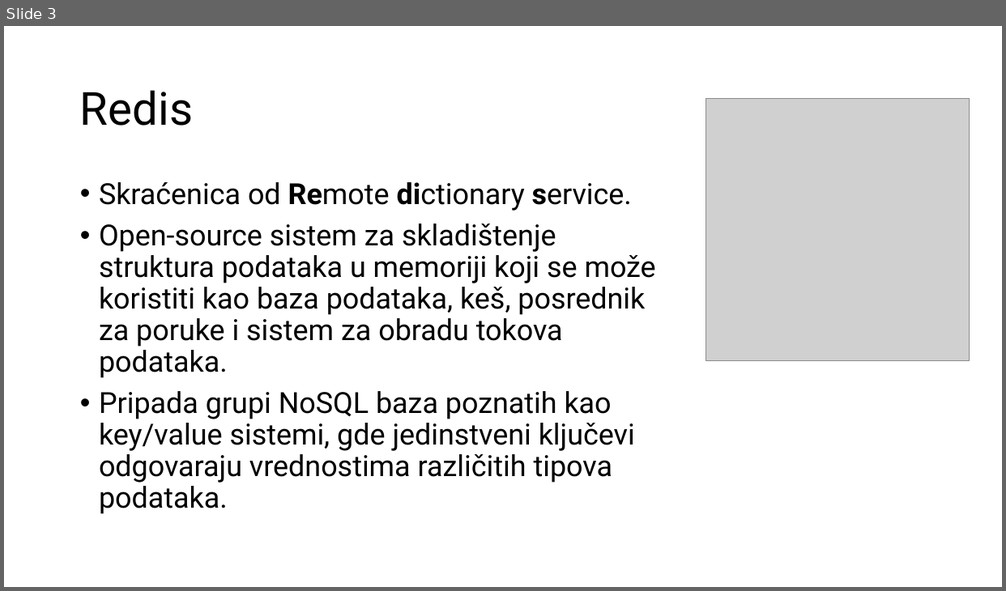
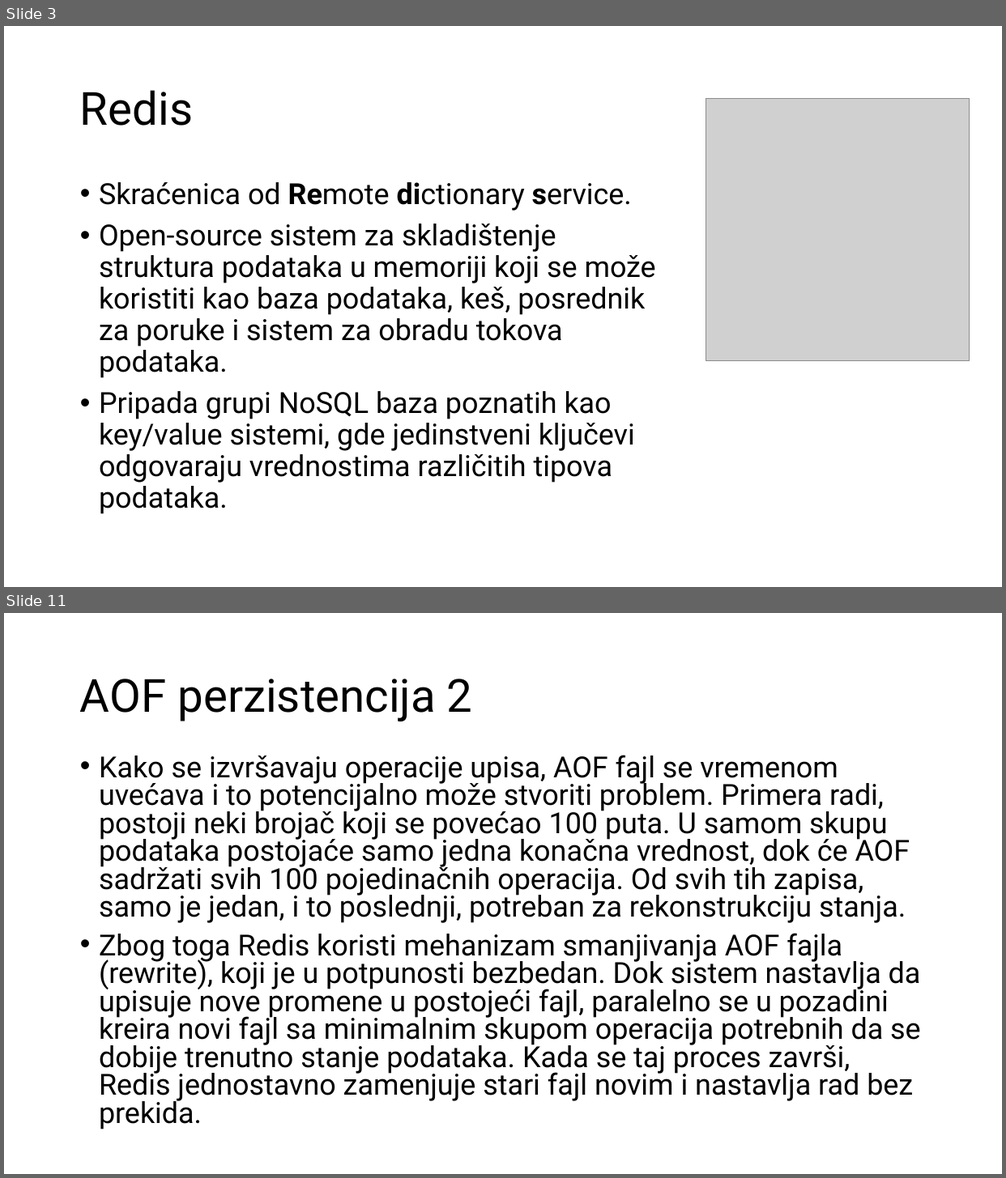
Before and after one commit to radisa-markovic/redis-mongodb-imdb-vs-ondisk, a slide deck: Redis i Mongo.pptx. Shown one above the other, each under a label of ours: slide 3 before the commit, slides 3 and 11 after it; the slides between them are not shown. The pictures are 1006x591 and 1006x1178 pixels, drawn with LibreOffice and Linux fonts; fonts in the diff are those of the drawing; grey boxes stand for pictures. Boxes give left, top, right and bottom in pixels: in the first picture for what was removed or moved away, otherwise in the second. Text is boxed around its words. In the diff, an @@ line names an element or a change of style, - is before the commit and + after.

```diff
--- a/Redis i Mongo.pptx
+++ b/Redis i Mongo.pptx
@@ slide 11 added at <box>4,613,1002,1174</box>, background #FFFFFF @@
@@ title added at <box>80,679,473,722</box>, 44 pt, text #000000 @@
+AOF perzistencija 2
@@ text added at <box>99,755,921,1130</box>, 28 pt, text #000000 @@
+• Kako se izvršavaju operacije upisa, AOF fajl se vremenom uvećava i to potencijalno može stvoriti problem. Primera radi, postoji neki brojač koji se povećao 100 puta. U samom skupu podataka postojaće samo jedna konačna vrednost, dok će AOF sadržati svih 100 pojedinačnih operacija. Od svih tih zapisa, samo je jedan, i to poslednji, potreban za rekonstrukciju stanja.
+• Zbog toga Redis koristi mehanizam smanjivanja AOF fajla (rewrite), koji je u potpunosti bezbedan. Dok sistem nastavlja da upisuje nove promene u postojeći fajl, paralelno se u pozadini kreira novi fajl sa minimalnim skupom operacija potrebnih da se dobije trenutno stanje podataka. Kada se taj proces završi, Redis jednostavno zamenjuje stari fajl novim i nastavlja rad bez prekida.
```
Also in this commit, not shown: 1 slide changed, 8 other slides added.
